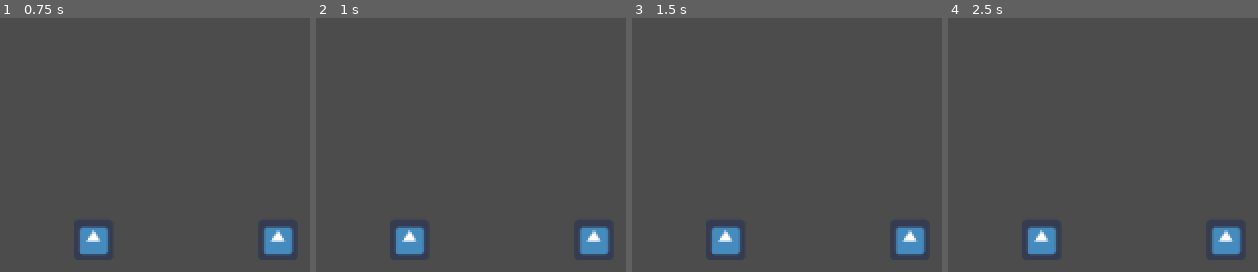
Above: before the commit, frames 1-4 (left to right).
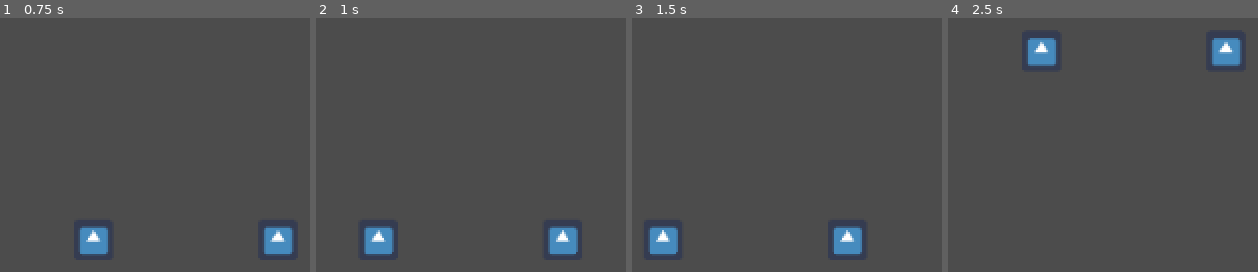
Above: after the commit, the same moments.

Repository: Clockknight/Chrono-Conflict
Game: Godot game, scene res://map.tscn
Same seed, same stepped clock (60 frames per second), same inputs: the game is played once before the commit and once after it. The engine's default icon, where the game draws it, is replaced by a stand-in: a white triangle on a blue panel in a dark square.
Inputs:
- Up to frame 1 (0.75 s): tap Enter at 0.5 s; tap Down (ui_p2down) at 0.6 s
- Up to frame 2 (1 s): tap Left (ui_p2left) at 0.8 s
- Up to frame 3 (1.5 s): tap Space at 1.25 s; tap Left (ui_p2left) at 1.35 s
- Up to frame 4 (2.5 s): tap Right (ui_p2right) at 1.55, 2.1 s; tap Enter at 2 s; tap Up (ui_p2up) at 2.3 s

Frame 1 is identical in both runs. In frame 2, 4.1% of the frame differs, in the area x 15-95%, y 81-93%; in frame 3, 4.0%; in frame 4, 4.1%.

Commit message:
manager runs config for both players on scene start

Diff:
--- a/Orbulon.gd
+++ b/Orbulon.gd
@@ -13,6 +13,7 @@
 var _right_string = "ui_p1right"
 var _p1_side = true
 var _bottom
+var _other
 
 func _init():
 	print("start")
@@ -63,3 +64,14 @@
 
 
 	move_and_collide(directional_input)
+
+
+
+
+func config(other_player):
+	# player object assumes it's player 1 until otherwise stated
+
+	_up_string = "ui_p2up"
+	_down_string = "ui_p2down"
+	_left_string = "ui_p2left"
+	_right_string = "ui_p2right"
--- a/manager.gd
+++ b/manager.gd
@@ -4,13 +4,28 @@
 # Declare member variables here. Examples:
 # var a = 2
 # var b = "text"
-
+var p1 = false
+var p2
 
 # Called when the node enters the scene tree for the first time.
 func _ready():
 
-	# Find player 2 objects
+
+	# find all children (there should be 2)
+	# Find the two player objects
+	# assign p1/p2 arbitrarily for now
+	if self.get_child_count() == 2:
+		for player in self.get_children():
+			if not p1:
+				p1 = player
+			else:
+				p2 = player
+
+
 	# run config() on each, setting their control strings as needed depending on which is p1/p2
+
+	p1.config(p2)
+	p2.config(p1)
 	pass
 
 
--- a/map.tscn
+++ b/map.tscn
@@ -9,21 +9,6 @@
 
 [node name="Scene" type="Node2D"]
 
-[node name="test_Orbulon" type="KinematicBody2D" parent="."]
-position = Vector2( -373, -375 )
-script = ExtResource( 1 )
-
-[node name="CollisionShape2D" type="CollisionShape2D" parent="test_Orbulon"]
-shape = SubResource( 1 )
-
-[node name="Sprite" type="Sprite" parent="test_Orbulon"]
-scale = Vector2( 2, 2 )
-texture = ExtResource( 2 )
-region_rect = Rect2( 10, 10, 10, 0 )
-
-[node name="char_bottom" type="Position2D" parent="test_Orbulon"]
-position = Vector2( 0, 64 )
-
 [node name="Camera2D" type="Camera2D" parent="."]
 current = true
 zoom = Vector2( 5, 5 )
@@ -31,20 +16,35 @@
 
 [node name="test_Groundline" type="Sprite" parent="."]
 
-[node name="test_Orbulon2" type="KinematicBody2D" parent="."]
+[node name="manager" type="Node" parent="."]
+script = ExtResource( 3 )
+
+[node name="test_Orbulon2" type="KinematicBody2D" parent="manager"]
 position = Vector2( 217, -251 )
 script = ExtResource( 1 )
 
-[node name="CollisionShape2D" type="CollisionShape2D" parent="test_Orbulon2"]
+[node name="CollisionShape2D" type="CollisionShape2D" parent="manager/test_Orbulon2"]
 shape = SubResource( 1 )
 
-[node name="Sprite" type="Sprite" parent="test_Orbulon2"]
+[node name="Sprite" type="Sprite" parent="manager/test_Orbulon2"]
 scale = Vector2( 2, 2 )
 texture = ExtResource( 2 )
 region_rect = Rect2( 10, 10, 10, 0 )
 
-[node name="char_bottom" type="Position2D" parent="test_Orbulon2"]
+[node name="char_bottom" type="Position2D" parent="manager/test_Orbulon2"]
 position = Vector2( 0, 64 )
 
-[node name="manager" type="Node" parent="."]
-script = ExtResource( 3 )
+[node name="test_Orbulon" type="KinematicBody2D" parent="manager"]
+position = Vector2( -373, -375 )
+script = ExtResource( 1 )
+
+[node name="CollisionShape2D" type="CollisionShape2D" parent="manager/test_Orbulon"]
+shape = SubResource( 1 )
+
+[node name="Sprite" type="Sprite" parent="manager/test_Orbulon"]
+scale = Vector2( 2, 2 )
+texture = ExtResource( 2 )
+region_rect = Rect2( 10, 10, 10, 0 )
+
+[node name="char_bottom" type="Position2D" parent="manager/test_Orbulon"]
+position = Vector2( 0, 64 )
